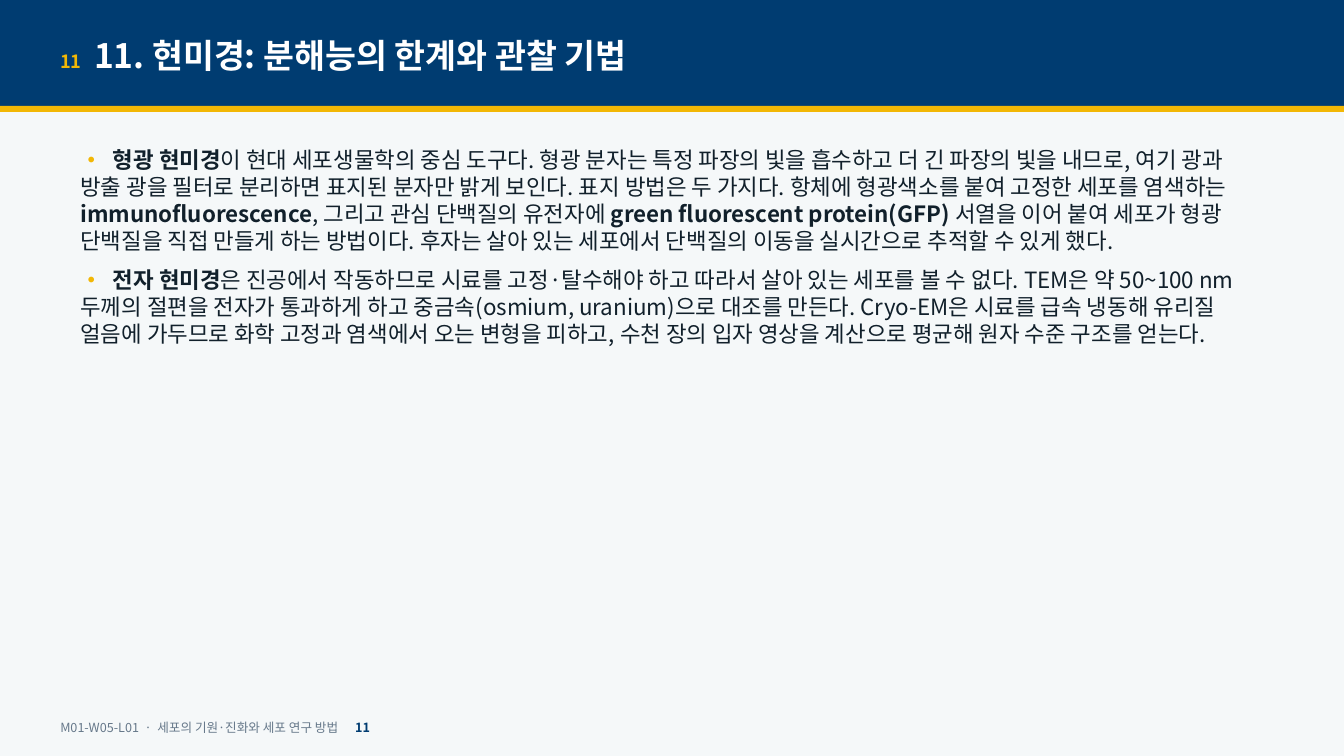
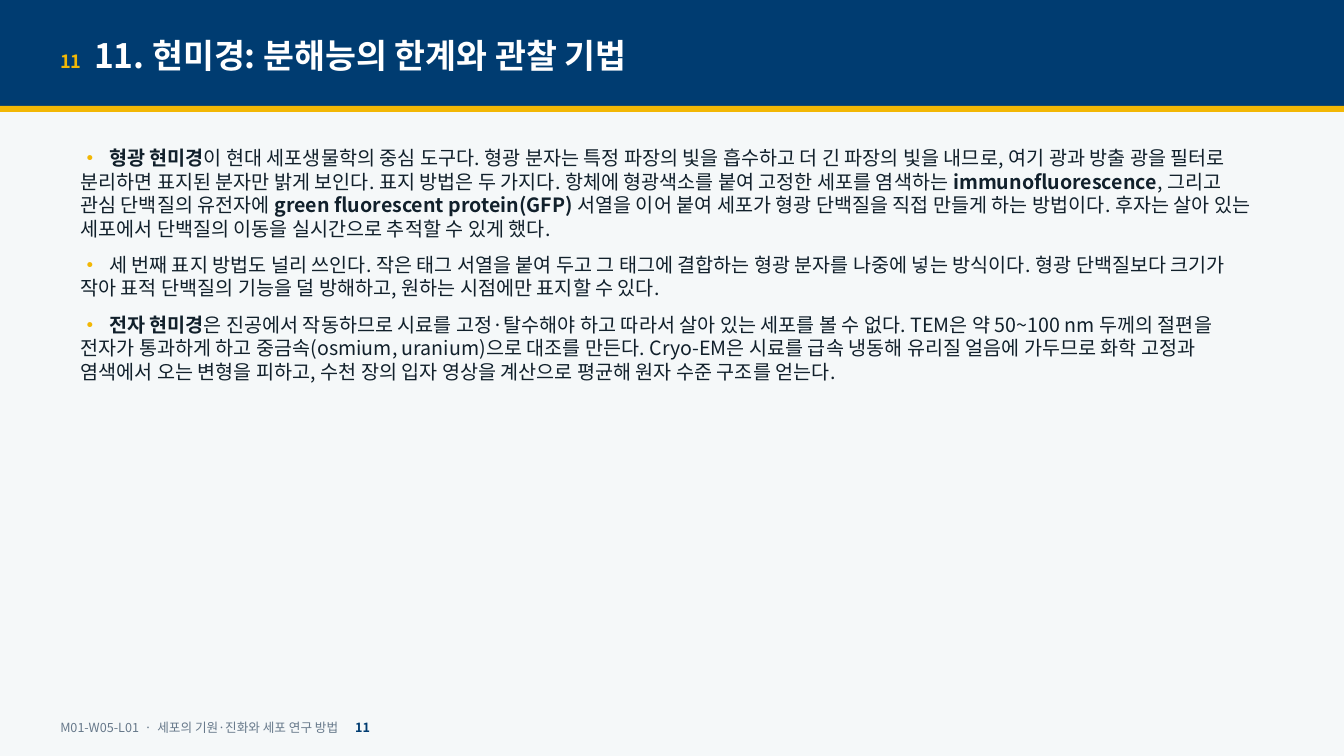
Before and after one commit to hoperiasd2/hoperiasd2.github.io, a slide deck: slide 11 of curriculum/M01/W05/L01/slides-2.pptx. Drawn at 1344x756 pixels with LibreOffice and Linux fonts; fonts in the diff are those of the drawing. Boxes give left, top, right and bottom in pixels: in the first picture for what was removed or moved away, otherwise in the second. Text is boxed around its words. In the diff, an @@ line names an element or a change of style, - is before the commit and + after.

```diff
--- a/curriculum/M01/W05/L01/slides-2.pptx
+++ b/curriculum/M01/W05/L01/slides-2.pptx
@@ text at (80, 148, 1250, 383): size 16 to 14 pt in "• 형광 현미경이 현대 세포생물학의 중심 도구다. ...", "• 전자 현미경은 진공에서 작동하므로 시료를 고정·탈수해야 ..." @@
@@ text at (80, 255, 1225, 299): paragraph added @@
+• 세 번째 표지 방법도 널리 쓰인다. 작은 태그 서열을 붙여 두고 그 태그에 결합하는 형광 분자를 나중에 넣는 방식이다. 형광 단백질보다 크기가 작아 표적 단백질의 기능을 덜 방해하고, 원하는 시점에만 표지할 수 있다.
```
Also in this commit, not shown: 1 other slide changed, 3 other files.
